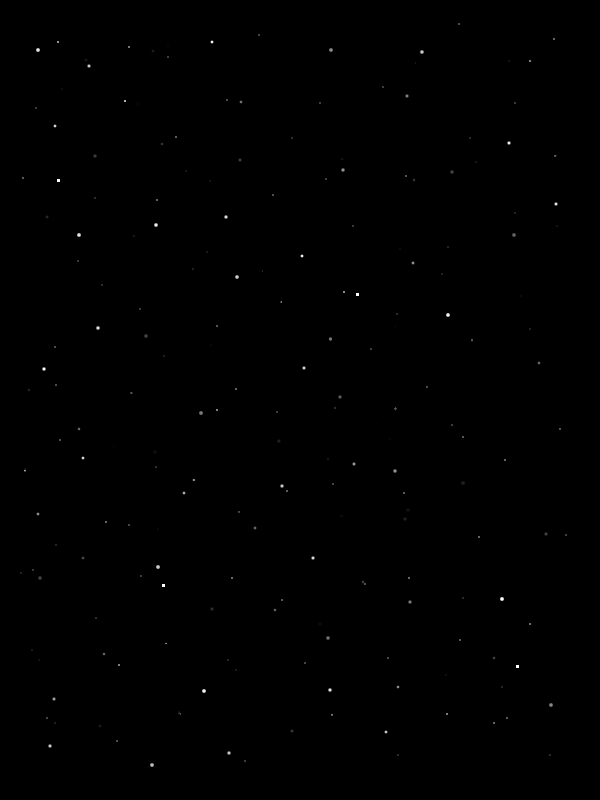
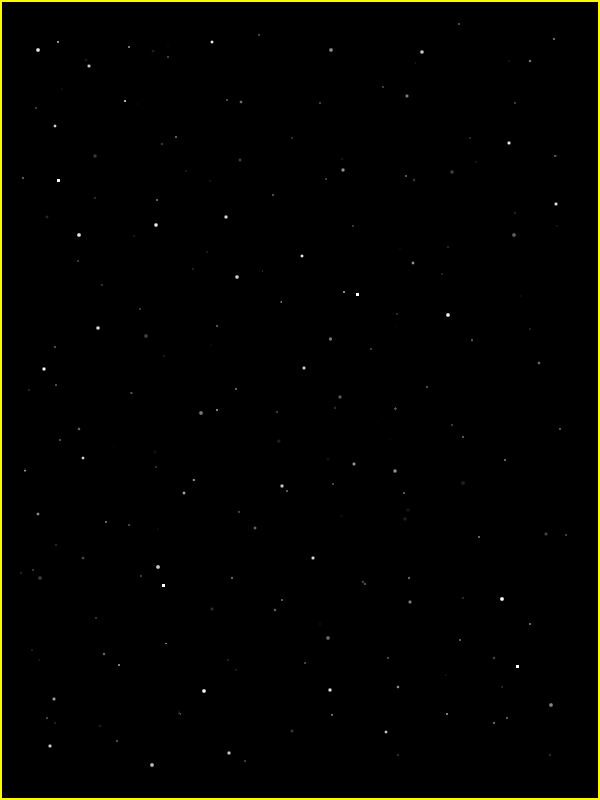
Layered file, before and after one edit (w=600, h=800). Changes by layer:
added layer "test" above "foreground" over <box>0,0,600,800</box>
